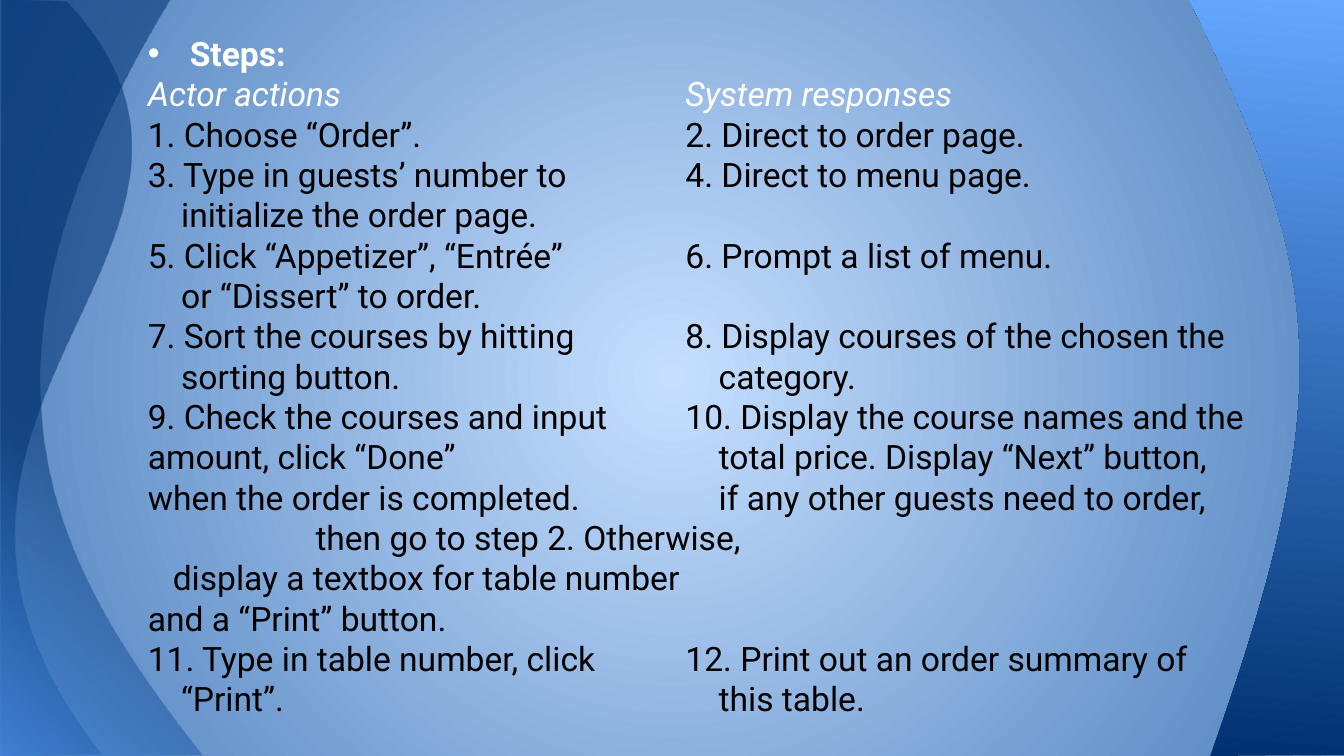
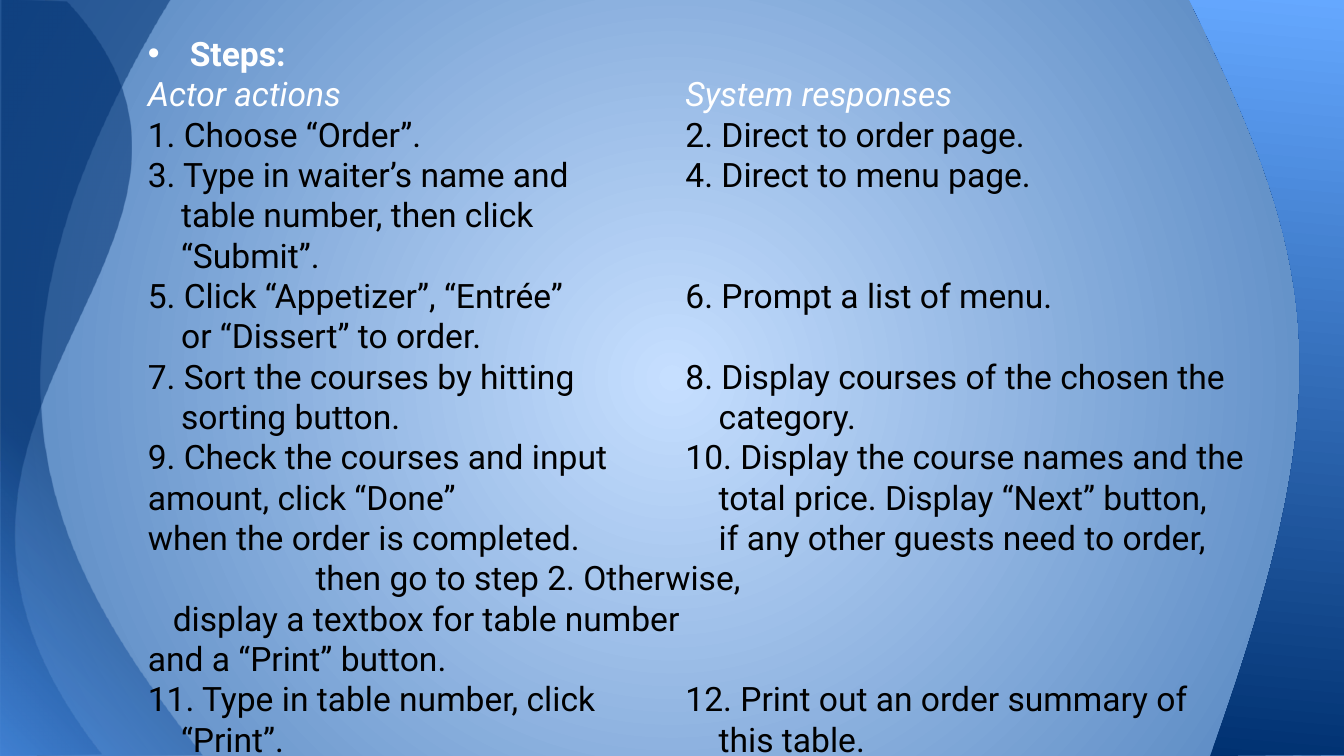
Before and after one commit to ruicsc/CSC640-Project, a slide deck: slide 16 of Project Part I.pptx (slide 9 before the commit). Drawn at 1344x756 pixels with LibreOffice and Linux fonts; fonts in the diff are those of the drawing. Boxes give left, top, right and bottom in pixels: in the first picture for what was removed or moved away, otherwise in the second. Text is boxed around its words. In the diff, an @@ line names an element or a change of style, - is before the commit and + after.

Commit message:
Updated PPT.

```diff
--- a/Project Part I.pptx
+++ b/Project Part I.pptx
@@ text at [148,161,1031,269]: text changed @@
-3. Type in guests’ number to 4. Direct to menu page.
-initialize the order page.
+3. Type in waiter’s name and 4. Direct to menu page.
+table number, then click
+“Submit”.
```
Also in this commit, not shown: 1 other slide changed, 8 slides added, 1 slide removed.
